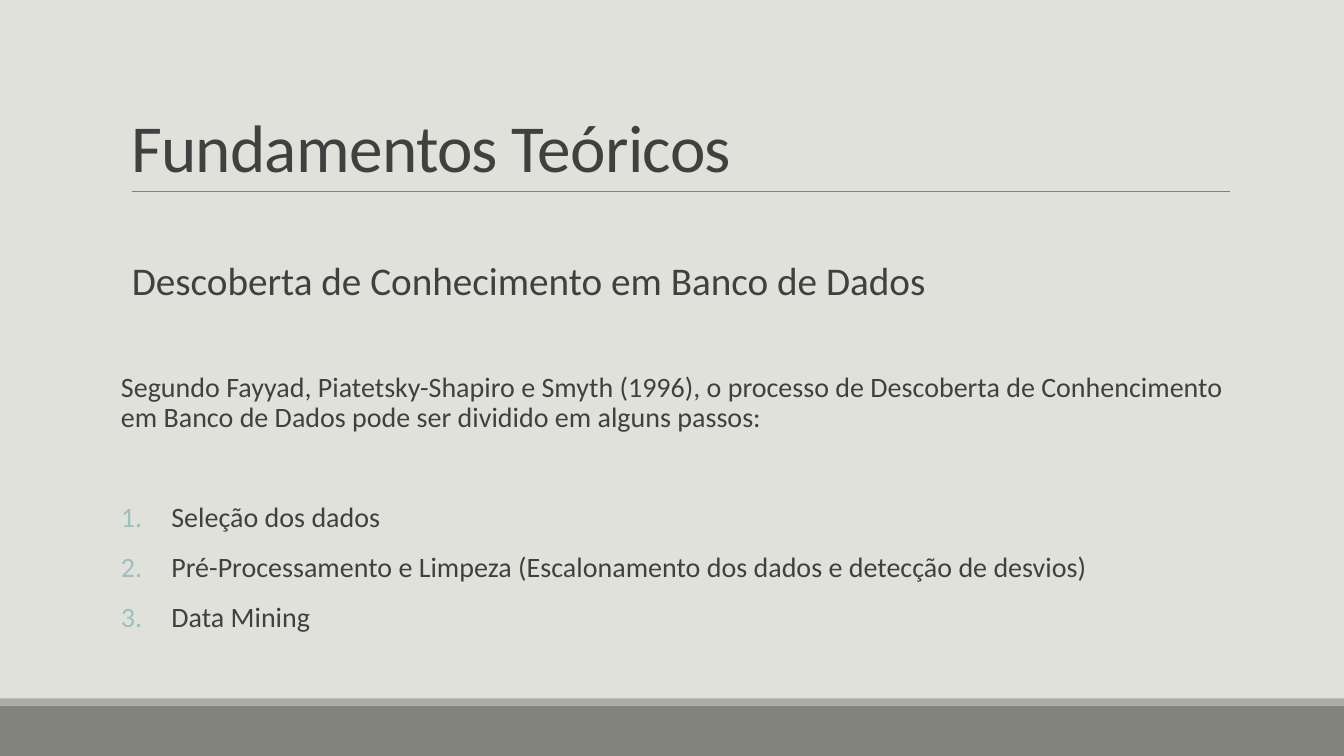
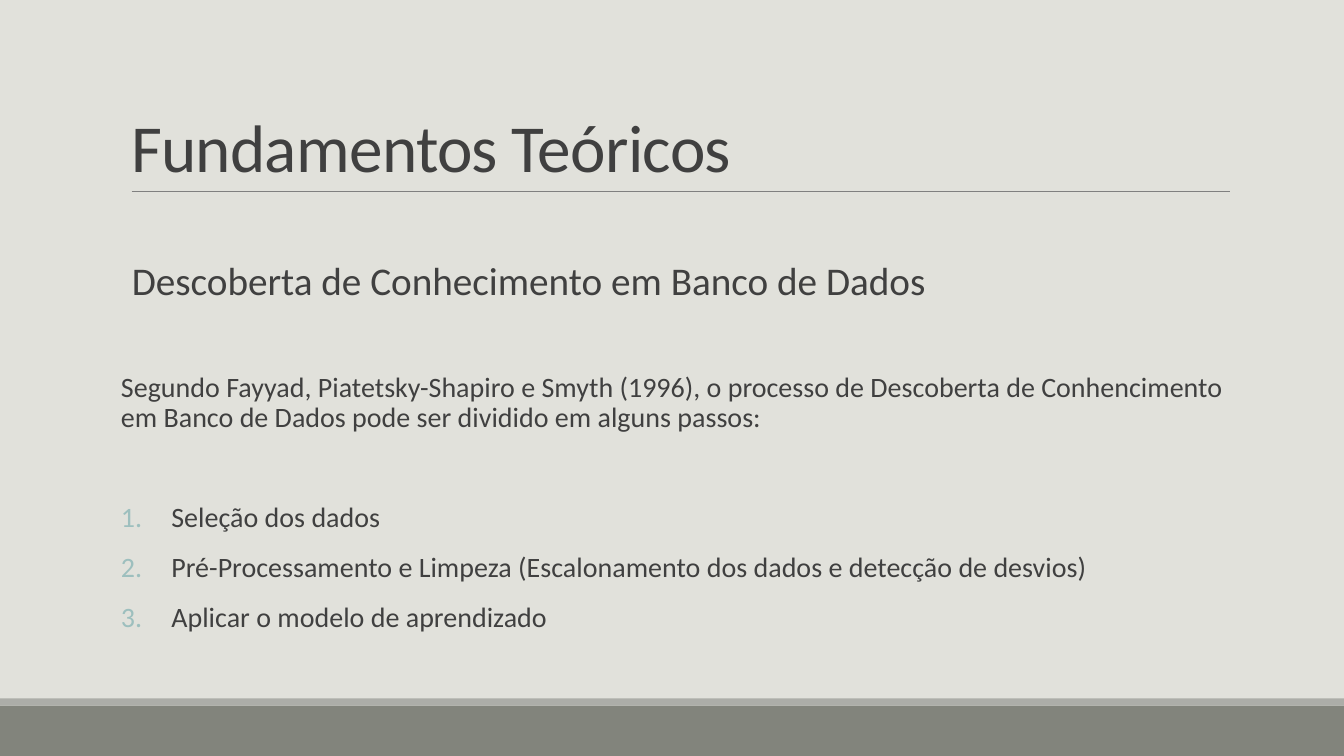
Before and after one commit to erikawa/client-segmentation, a slide deck: slide 8 of presentation/Análise de agrupamento de perfis de clientes de.pptx (slide 7 before the commit). Drawn at 1344x756 pixels with LibreOffice and Linux fonts; fonts in the diff are those of the drawing. Boxes give left, top, right and bottom in pixels: in the first picture for what was removed or moved away, otherwise in the second. Text is boxed around its words. In the diff, an @@ line names an element or a change of style, - is before the commit and + after.

```diff
--- a/presentation/Análise de agrupamento de perfis de clientes de.pptx
+++ b/presentation/Análise de agrupamento de perfis de clientes de.pptx
@@ text at (x1=171, y1=607, x2=547, y2=632): text changed @@
-3. Data Mining
+3. Aplicar o modelo de aprendizado
```
Also in this commit, not shown: 6 other slides changed, 1 slide added, 1 other file.
